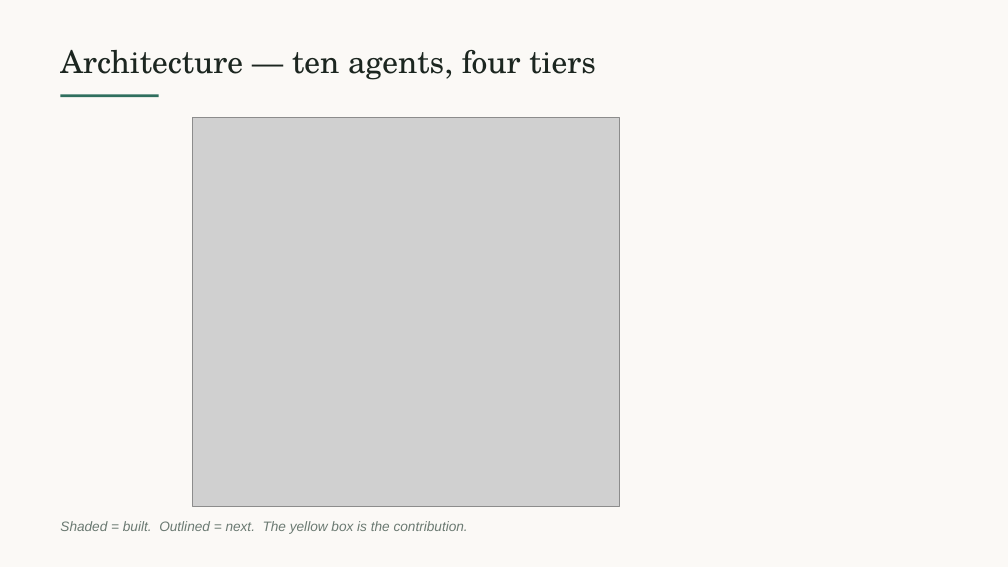
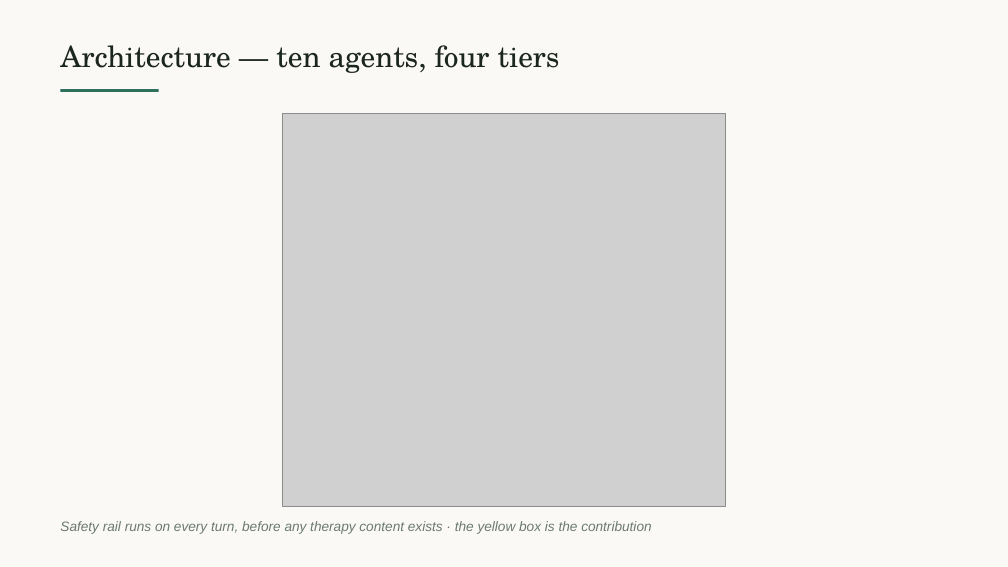
Before and after one commit to Chinonsocheq21/Zenai, a slide deck: slide 3 of presentations/ZenAI-Midterm-Oct15.pptx. Drawn at 1008x567 pixels with LibreOffice and Linux fonts; fonts in the diff are those of the drawing; grey boxes stand for pictures. Boxes give left, top, right and bottom in pixels: in the first picture for what was removed or moved away, otherwise in the second. Text is boxed around its words. In the diff, an @@ line names an element or a change of style, - is before the commit and + after.

```diff
--- a/presentations/ZenAI-Midterm-Oct15.pptx
+++ b/presentations/ZenAI-Midterm-Oct15.pptx
@@ text "Architecture — ten agents, four ..." at (x1=60, y1=45, x2=560, y2=73): size 30 to 28 pt @@
@@ rectangle moved from (x1=60, y1=95, x2=159, y2=98) to (x1=60, y1=89, x2=159, y2=92) @@
@@ picture resized from (x1=193, y1=117, x2=619, y2=507) to (x1=282, y1=113, x2=726, y2=507) @@
@@ text at (x1=60, y1=521, x2=651, y2=534): text changed @@
-Shaded = built. Outlined = next. The yellow box is the contribution.
+Safety rail runs on every turn, before any therapy content exists · the yellow box is the contribution
```
Also in this commit, not shown: 1 other slide changed, 8 other files.
